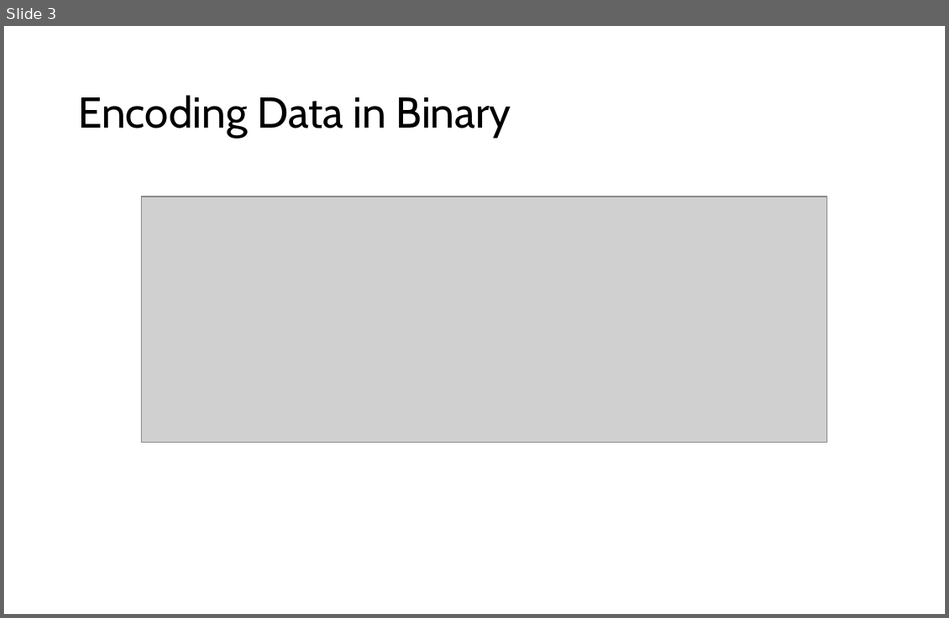
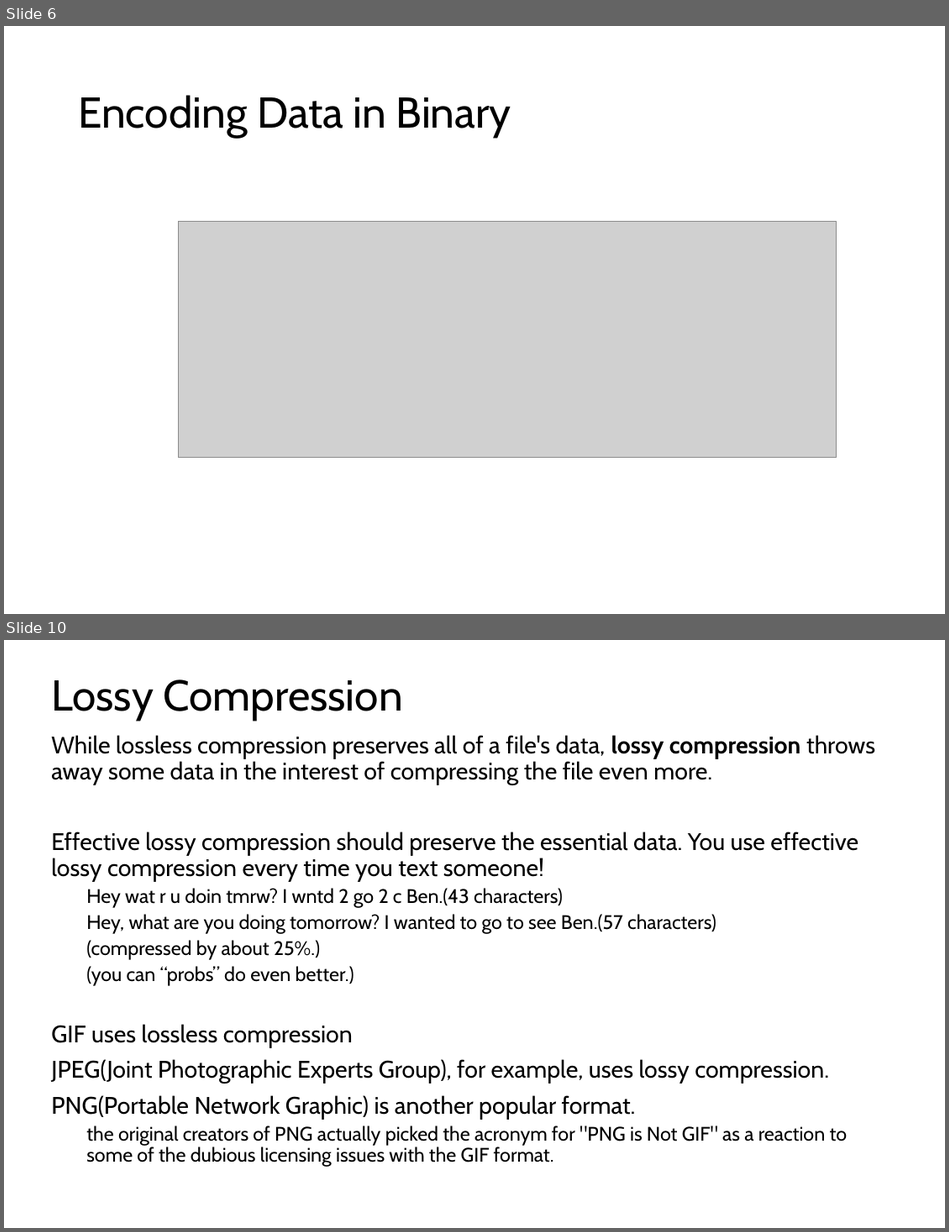
Before and after one commit to LongBaoNguyen/longbaonguyen.github.io, a slide deck: courses/apcsp/lect14.pptx. Shown one above the other, each under a label of ours: slide 3 before the commit, slides 6 and 10 after it; the slides between them are not shown. The pictures are 949x618 and 949x1232 pixels, drawn with LibreOffice and Linux fonts; fonts in the diff are those of the drawing; grey boxes stand for pictures. Boxes give left, top, right and bottom in pixels: in the first picture for what was removed or moved away, otherwise in the second. Text is boxed around its words. In the diff, an @@ line names an element or a change of style, - is before the commit and + after.

```diff
--- a/courses/apcsp/lect14.pptx
+++ b/courses/apcsp/lect14.pptx
@@ slide 10 added at bbox=[4, 640, 945, 1228], background #FFFFFF @@
@@ title added at bbox=[51, 679, 403, 720], 33 pt, text #000000 @@
+Lossy Compression
@@ text added at bbox=[51, 735, 875, 1167], 18.3 pt, text #000000 @@
+While lossless compression preserves all of a file's data, lossy compression throws away some data in the interest of compressing the file even more.
+Effective lossy compression should preserve the essential data. You use effective lossy compression every time you text someone!
+  Hey wat r u doin tmrw? I wntd 2 go 2 c Ben.(43 characters)
+  Hey, what are you doing tomorrow? I wanted to go to see Ben.(57 characters)
+  (compressed by about 25%.)
+  (you can “probs” do even better.)
+GIF uses lossless compression
+JPEG(Joint Photographic Experts Group), for example, uses lossy compression.
+PNG(Portable Network Graphic) is another popular format.
+  the original creators of PNG actually picked the acronym for "PNG is Not GIF" as a reaction to some of the dubious licensing issues with the GIF format.
@@ what was slide 3 is now slide 6 @@
@@ slide 6 changed as well @@
@@ picture: place and size @@
-picture at bbox=[142, 197, 827, 442]
+picture at bbox=[178, 222, 836, 458]
```
Also in this commit, not shown: 2 other slides changed, 26 other slides added, 1 slide removed, 12 other files.
